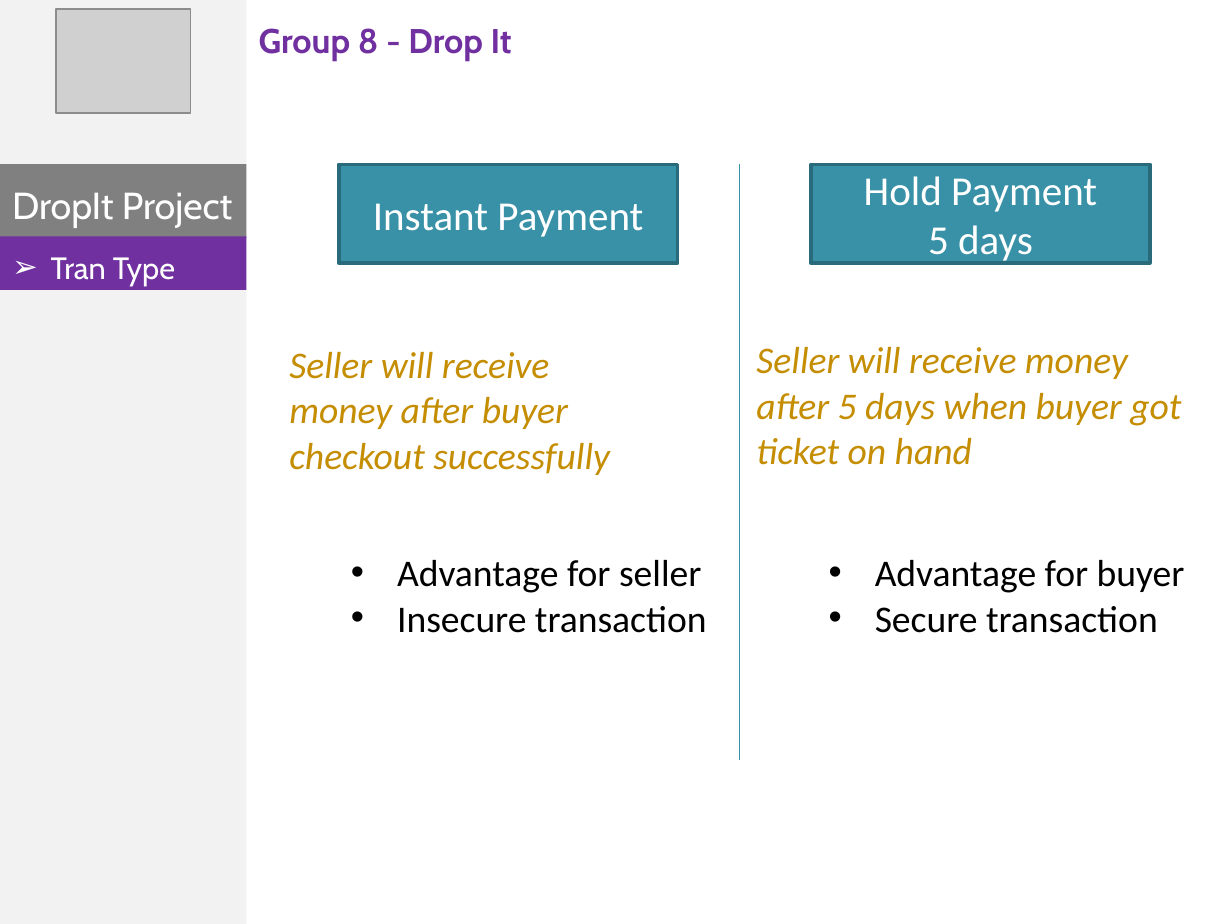
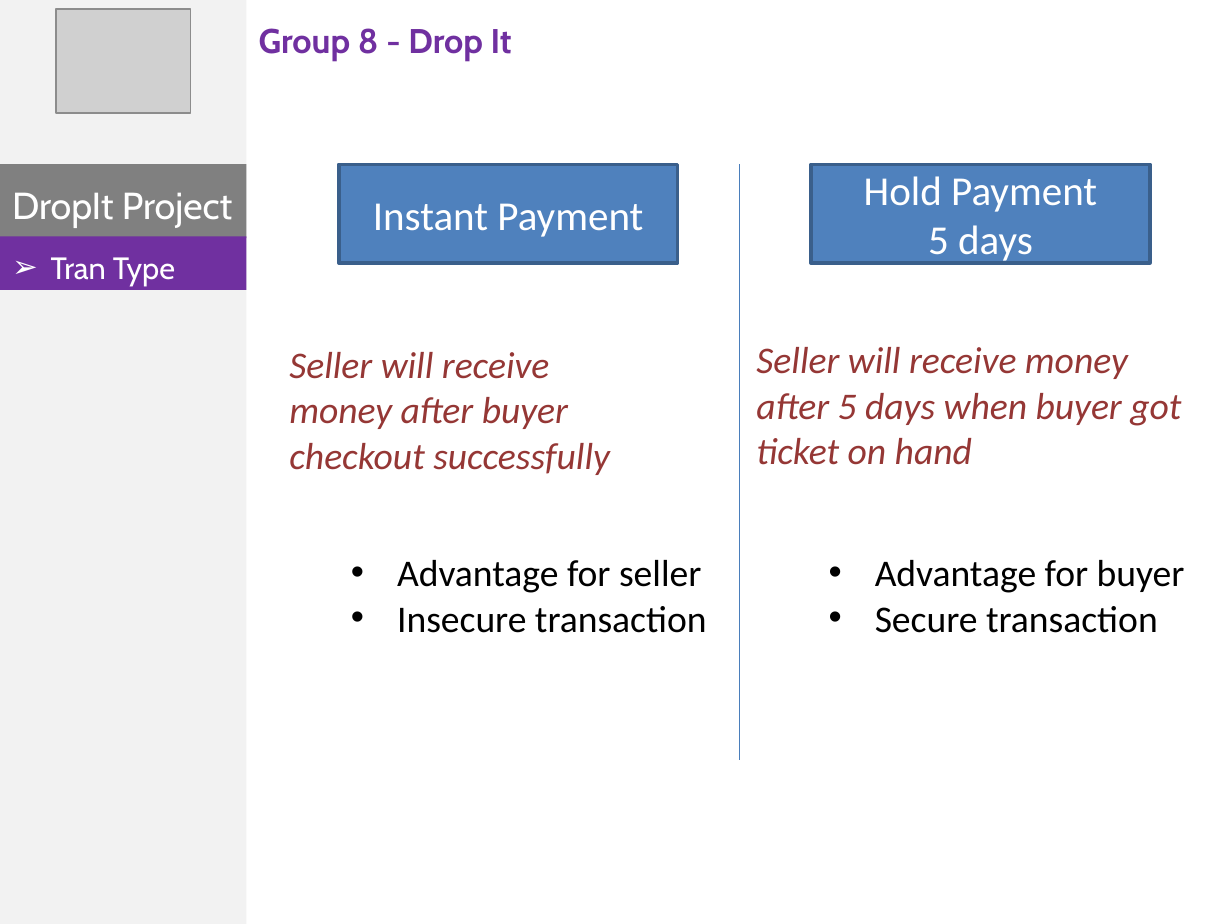
Before and after one commit to phonglk/fptu_capstone, a slide deck: slide 3 of Document/tungdn.pptx (slide 2 before the commit). Drawn at 1232x924 pixels with LibreOffice and Linux fonts; fonts in the diff are those of the drawing; grey boxes stand for pictures; background and template pictures are left out. Boxes give left, top, right and bottom in pixels: in the first picture for what was removed or moved away, otherwise in the second. Text is boxed around its words. In the diff, an @@ line names an element or a change of style, - is before the commit and + after.

```diff
--- a/Document/tungdn.pptx
+++ b/Document/tungdn.pptx
@@ rectangle "Instant Payment" at (339, 164, 678, 262): fill #3891A7 to #4F81BD; outline #296B7C 2 pt to #3A5F8C 2 pt @@
@@ line (739, 164) - (739, 760): stroke #3891A7 0.75 pt to #4B7EBC 0.75 pt @@
@@ rectangle "Hold Payment" at (811, 164, 1149, 262): fill #3891A7 to #4F81BD; outline #296B7C 2 pt to #3A5F8C 2 pt @@
@@ text "Seller will receive money after ..." at (289, 352, 610, 475): text colour #C58D01 to #953735 @@
@@ text "Seller will receive money after ..." at (756, 347, 1181, 465): text colour #C58D01 to #953735 @@
```
Also in this commit, not shown: 3 slides added, 2 slides removed.
